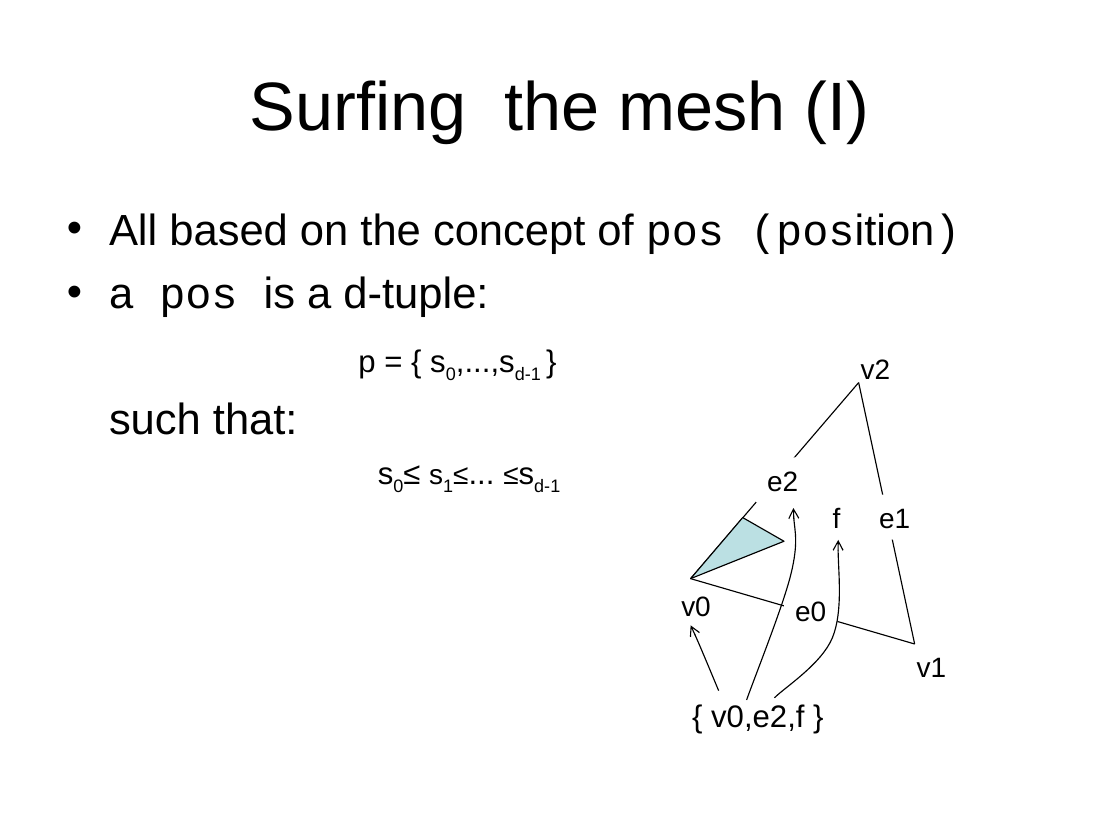
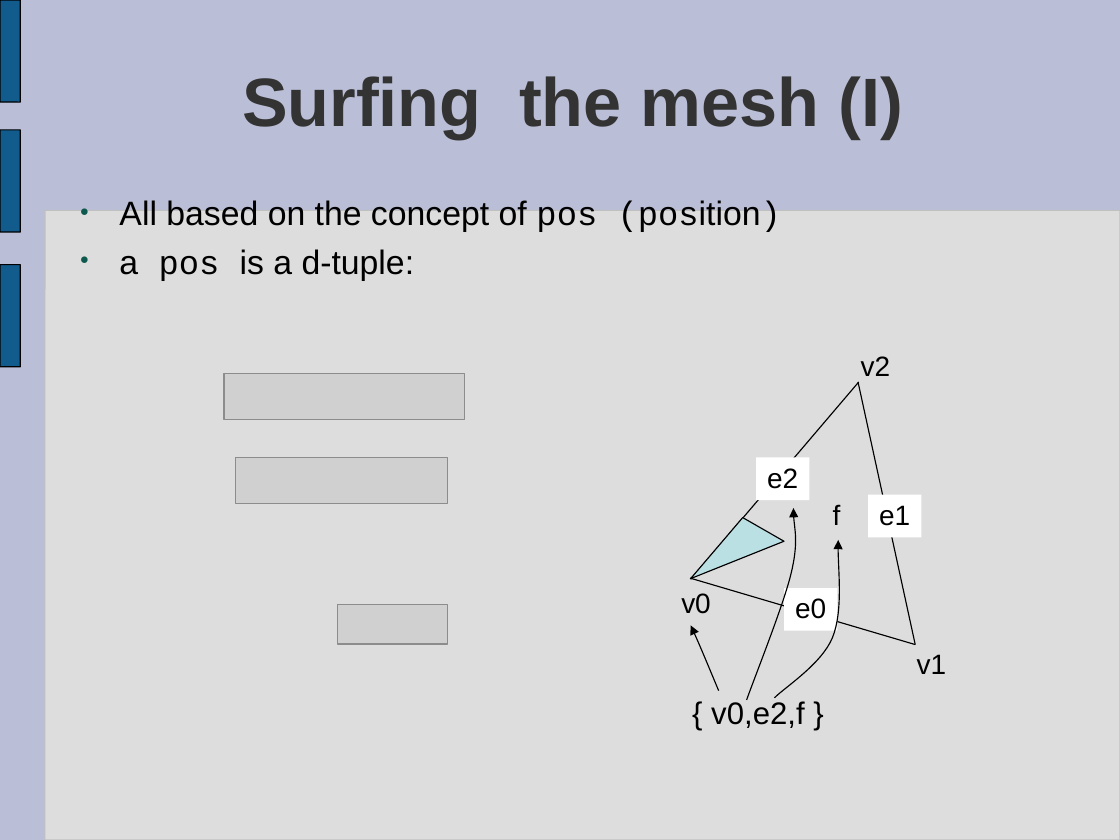
Before and after one commit to virtualritz/vcglib, a slide deck: slide 16 of docs/introduction to vcg.ppt (slide 20 before the commit). Drawn at 1120x840 pixels with LibreOffice and Linux fonts; fonts in the diff are those of the drawing; grey boxes stand for pictures. Boxes give left, top, right and bottom in pixels: in the first picture for what was removed or moved away, otherwise in the second. Text is boxed around its words. In the diff, an @@ line names an element or a change of style, - is before the commit and + after.

```diff
--- a/docs/introduction to vcg.ppt
+++ b/docs/introduction to vcg.ppt
@@ background #FFFFFF to #BABED6 @@
@@ freeform shape added at box(0, 0, 20, 102), fill #125C8D, outline #000000 0.74 pt @@
@@ title "Surfing the mesh (I)" at box(242, 76, 903, 139): text colour #000000 to #333333, bold on; indent changed; line spacing 1 to 0.93 @@
@@ freeform shape added at box(0, 130, 20, 232), fill #125C8D, outline #000000 0.74 pt @@
@@ text "All based on the concept ..." at box(119, 200, 781, 281): size 28 to 21.7 pt; bullet • to ●; line spacing 1 to 0.73; more space between paragraphs; bullet colour #000000 to #0E594D @@
@@ rounded rectangle added at box(45, 211, 1120, 840), fill #DDDDDD, outline #C0C0C0 0.74 pt @@
@@ freeform shape added at box(0, 264, 20, 366), fill #125C8D, outline #000000 0.74 pt @@
@@ text removed at box(358, 355, 541, 380) @@
-p = { s0,...,sd-1 }
@@ picture added at box(224, 373, 465, 420) @@
@@ text at box(109, 402, 298, 435): paragraph removed @@
-such that:
@@ picture added at box(235, 457, 447, 504) @@
@@ text removed at box(443, 479, 453, 492) @@
-s0≤ s1≤... ≤sd-1
@@ line spacing 1 to 0.93 in 8 elements at box(711, 699, 804, 728), box(917, 654, 947, 674), box(861, 356, 891, 376), box(681, 593, 711, 614), box(833, 504, 841, 525), box(868, 495, 922, 538), box(756, 457, 810, 500), box(784, 588, 838, 631) @@
@@ 3 rectangles: place and size @@
-3 rectangles at box(767, 471, 910, 622)
+3 rectangles at box(756, 457, 922, 631)
@@ picture added at box(338, 605, 448, 644) @@
```
Also in this commit, not shown: 12 other slides changed, 15 slides added, 18 slides removed.
